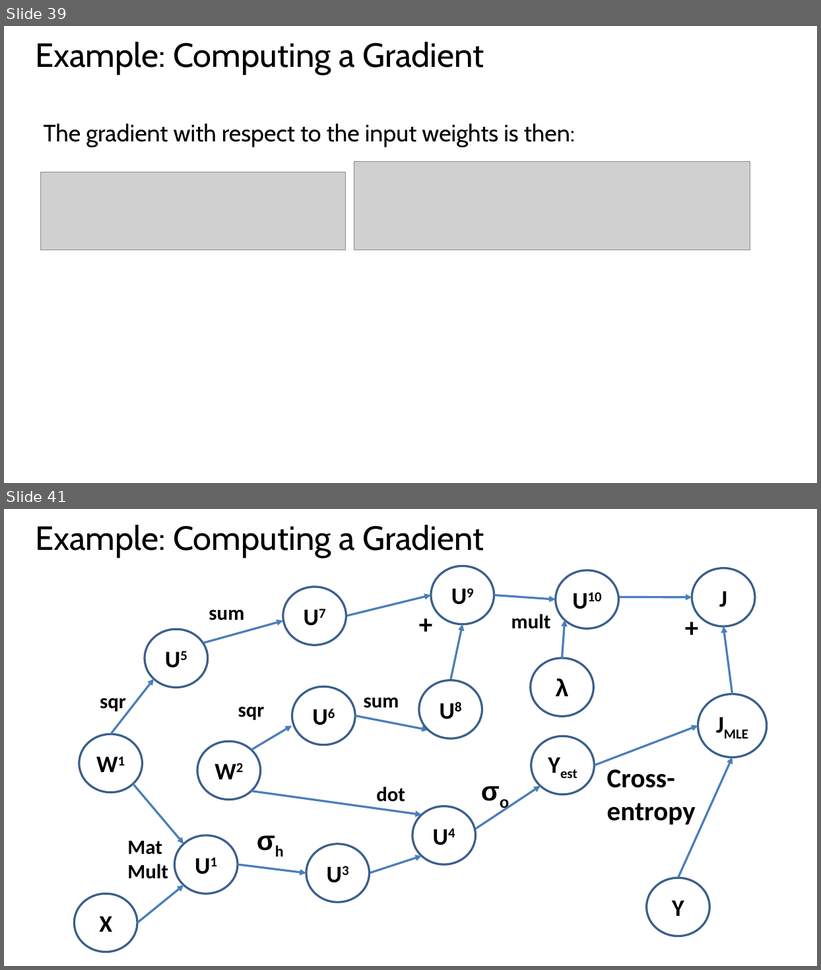
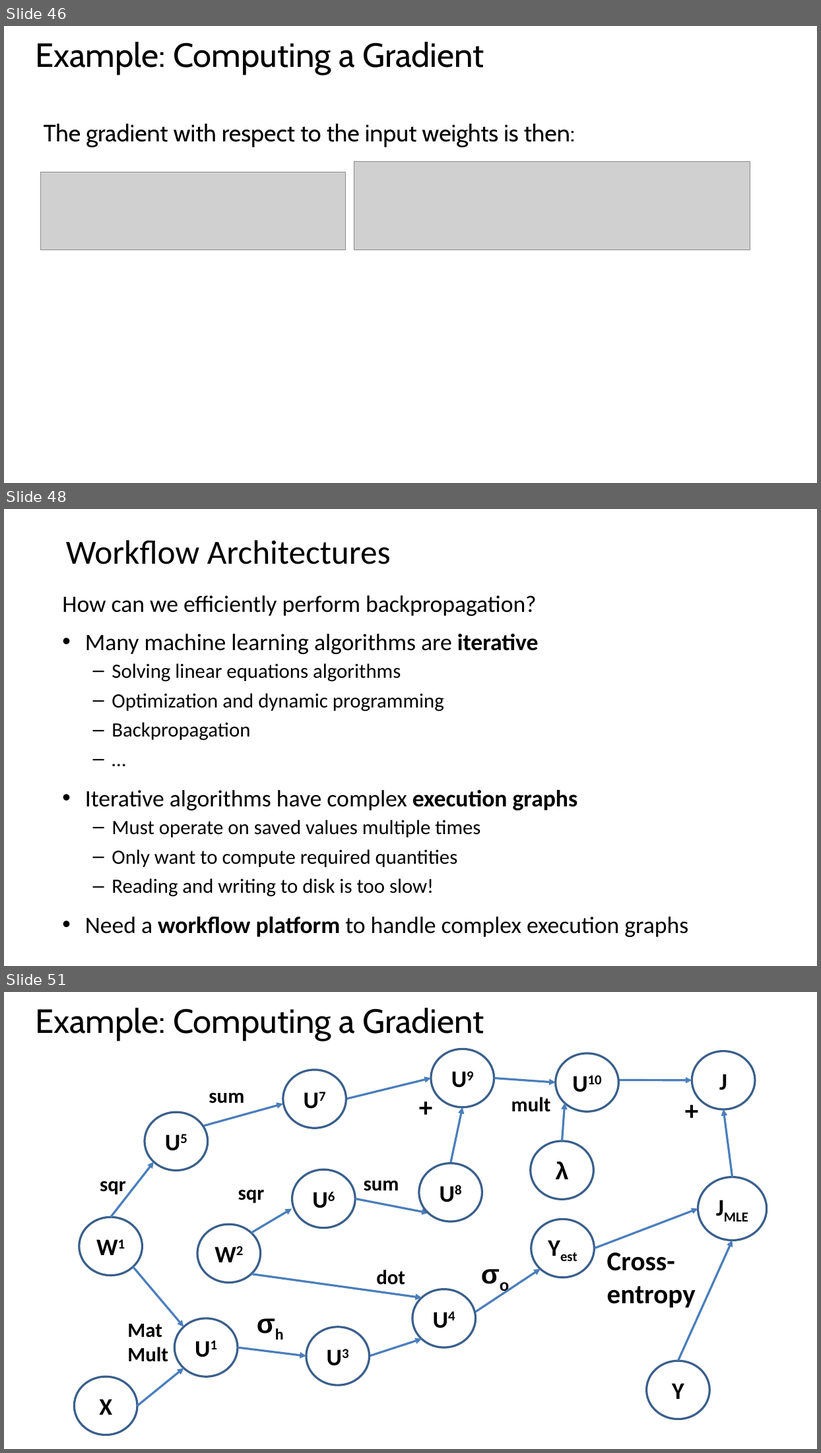
Before and after one commit to StephenElston/CSCI-E25, a slide deck: Slides/5_BuildingBlocksOfDeepLearning.pptx. Shown one above the other, each under a label of ours: slides 39 and 41 before the commit, slides 46, 48 and 51 after it; the slides between them are not shown. The pictures are 821x970 and 821x1453 pixels, drawn with LibreOffice and Linux fonts; fonts in the diff are those of the drawing; grey boxes stand for pictures. Boxes give left, top, right and bottom in pixels: in the first picture for what was removed or moved away, otherwise in the second. Text is boxed around its words. In the diff, an @@ line names an element or a change of style, - is before the commit and + after.

```diff
--- a/Slides/5_BuildingBlocksOfDeepLearning.pptx
+++ b/Slides/5_BuildingBlocksOfDeepLearning.pptx
@@ slide 48 added at box(4, 509, 817, 966), background #FFFFFF @@
@@ text added at box(66, 540, 391, 564), 40 pt, text #000000 @@
+Workflow Architectures
@@ text added at box(62, 595, 688, 937), 24.1 pt, text #000000 @@
+How can we efficiently perform backpropagation?
+• Many machine learning algorithms are iterative
+  – Solving linear equations algorithms
+  – Optimization and dynamic programming
+  – Backpropagation
+  – …
+• Iterative algorithms have complex execution graphs
+  – Must operate on saved values multiple times
+  – Only want to compute required quantities
+  – Reading and writing to disk is too slow!
+• Need a workflow platform to handle complex execution graphs
@@ what was slide 39 is now slide 46 @@
@@ what was slide 41 is now slide 51 @@
```
Also in this commit, not shown: 3 slides changed, 10 other slides added.
